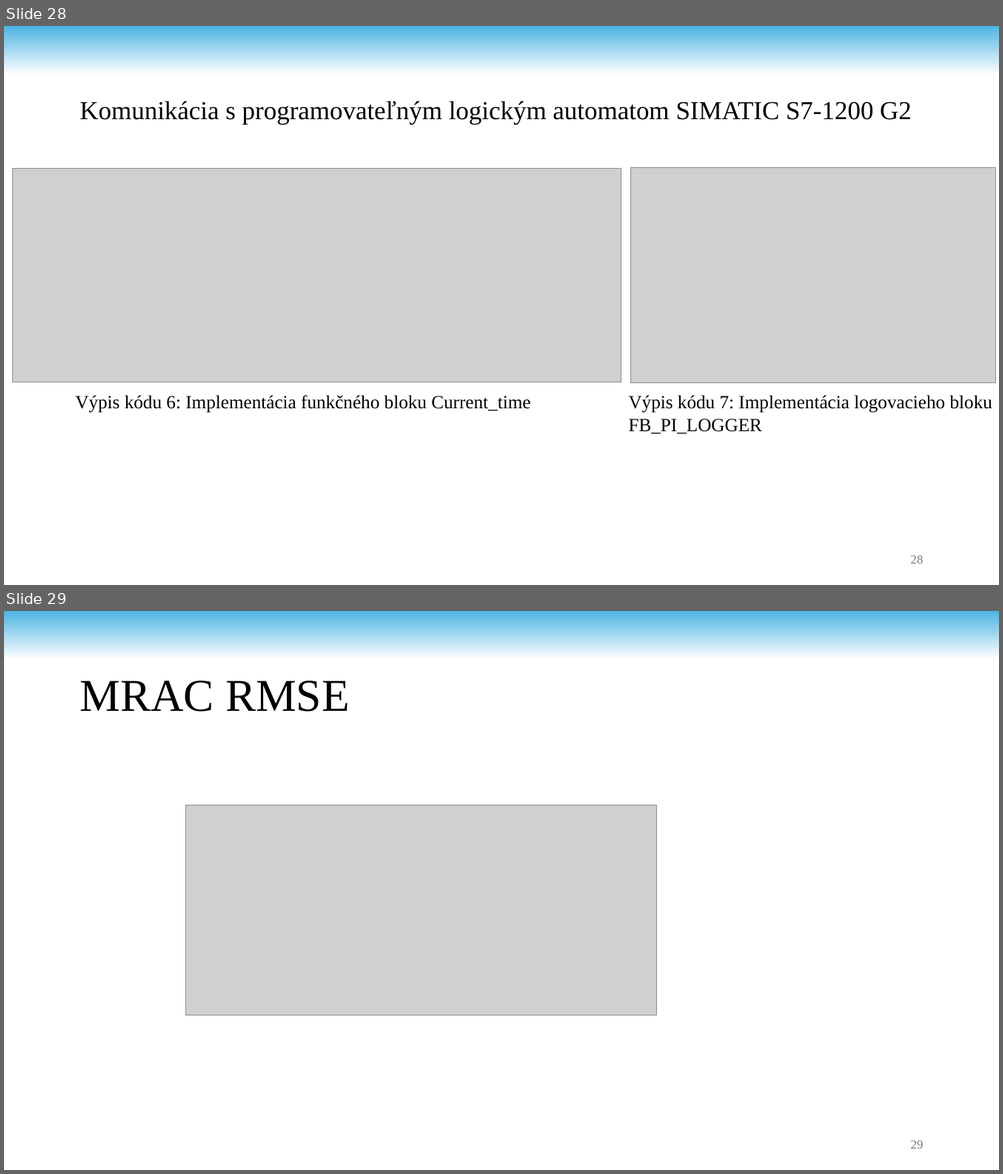
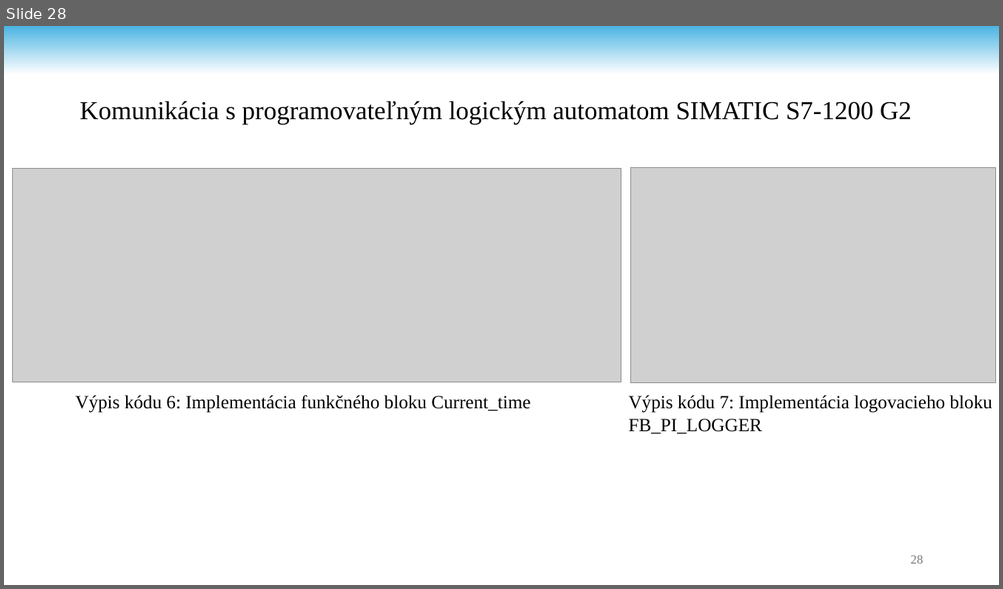
Before and after one commit to andrii-stoliar/DP-Stoliar, a slide deck: Prez/Prez.pptx. Shown one above the other, each under a label of ours: slides 28 and 29 before the commit, slide 28 after it. The pictures are 1003x1174 and 1003x589 pixels, drawn with LibreOffice and Linux fonts; fonts in the diff are those of the drawing; grey boxes stand for pictures; background and template pictures are left out. Boxes give left, top, right and bottom in pixels: in the first picture for what was removed or moved away, otherwise in the second. Text is boxed around its words. In the diff, an @@ line names an element or a change of style, - is before the commit and + after.

```diff
--- a/Prez/Prez.pptx
+++ b/Prez/Prez.pptx
@@ slide 29 removed at <box>4,611,999,1170</box>, background #FFFFFF; not listed: 1 template element that a slide beside it also shows @@
@@ title removed at <box>79,681,350,712</box> @@
-MRAC RMSE
@@ picture removed at <box>186,806,656,1016</box> @@
@@ page number removed at <box>910,1141,923,1149</box> @@
-29
```
Also in this commit, not shown: 1 slide changed, 1 other file.
